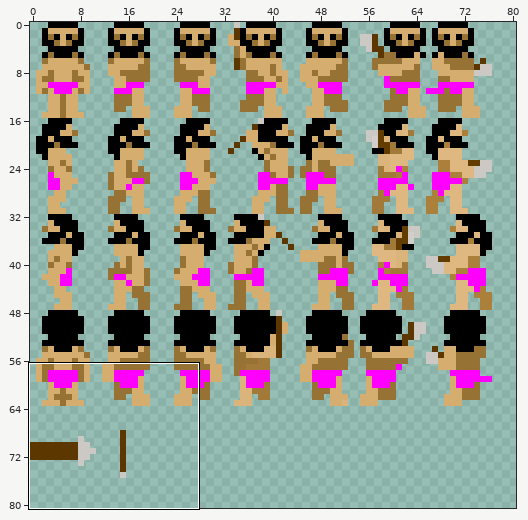
Two states of a sprite sheet, data/desertman_sheet.png. Above: a wide view before the commit, with the close-up outlined.
Close-up. Old version:
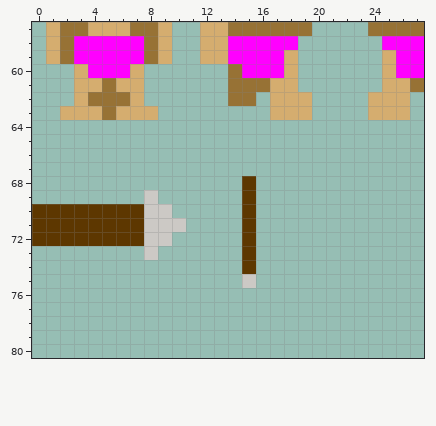
The file is 128x128 pixels. Pixels under 10% opacity are left out. Colours within 5 levels of each other are drawn and written as one. Shown: x 0..27, y 57..80. The wide view leaves out empty margins.
The same view after the edit:
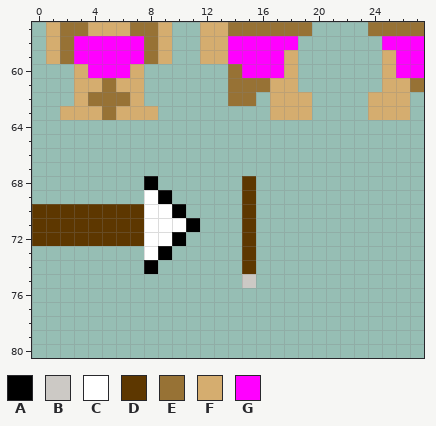
Palette (. is transparent): A #000000  B #ccc9c5  C #ffffff  D #5d3700  E #977235  F #d5ad6f  G #ff00ff
The author wrote: Lanza blanca guai
What changed:
{"y":68,"x":8,"old":".","new":"A"}
{"y":69,"x":8,"old":"B.","new":"CA"}
{"y":70,"x":8,"old":"BB.","new":"CCA"}
{"y":71,"x":8,"old":"BBB.","new":"CCCA"}
{"y":72,"x":8,"old":"BB.","new":"CCA"}
{"y":73,"x":8,"old":"B.","new":"CA"}
{"y":74,"x":8,"old":".","new":"A"}
{"label":"changed","picture_box":[144,176,200,274]}
